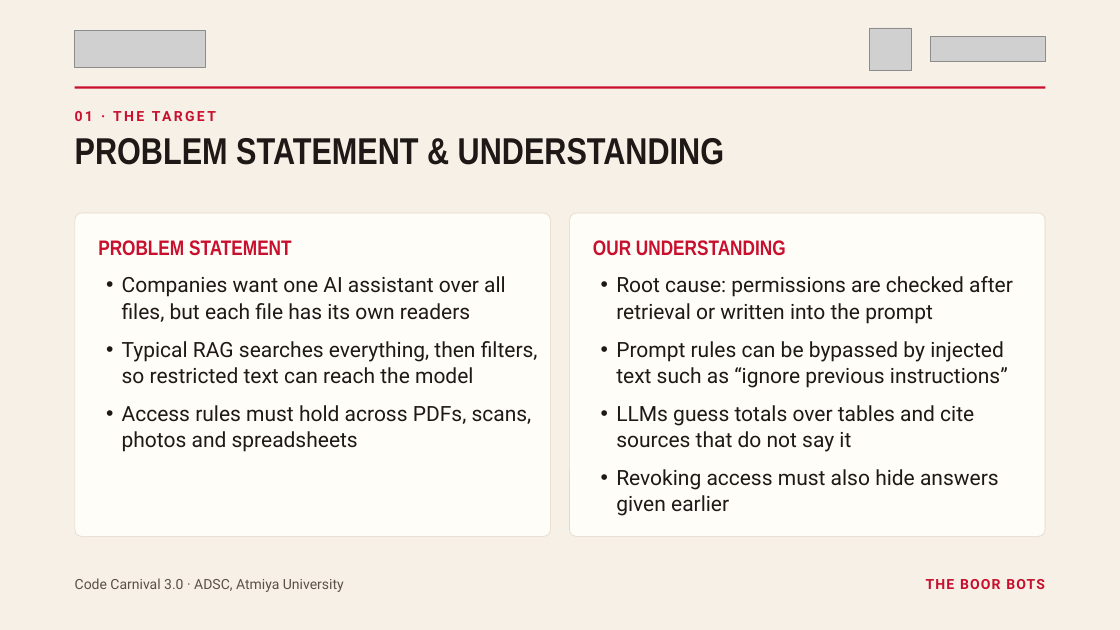
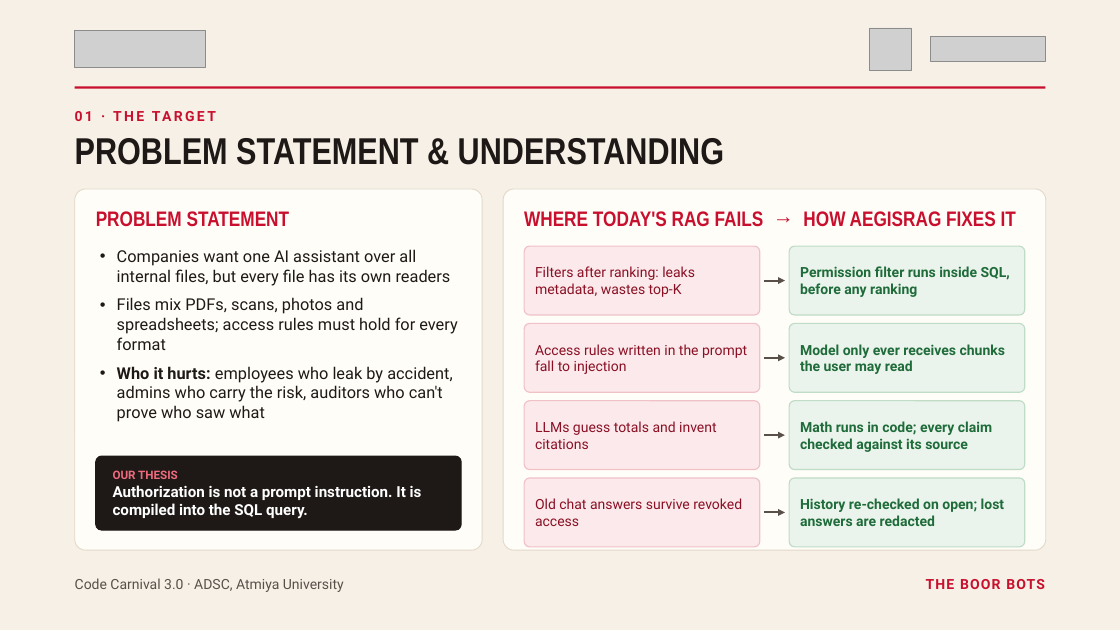
Before and after one commit to Navadeep44/aegisrag-2, a slide deck: slide 2 of docs/SJX3_TheBoorBots_CC3.pptx. Drawn at 1120x630 pixels with LibreOffice and Linux fonts; fonts in the diff are those of the drawing; grey boxes stand for pictures. Boxes give left, top, right and bottom in pixels: in the first picture for what was removed or moved away, otherwise in the second. Text is boxed around its words. In the diff, an @@ line names an element or a change of style, - is before the commit and + after.

```diff
--- a/docs/SJX3_TheBoorBots_CC3.pptx
+++ b/docs/SJX3_TheBoorBots_CC3.pptx
@@ rounded rectangle at bbox=[75, 189, 482, 550]: outline #E2D8C8 0.5 pt to #E2D8C8 0.75 pt; proportions changed @@
@@ rounded rectangle: place and size @@
-rounded rectangle at bbox=[75, 213, 550, 537]
+rounded rectangle at bbox=[75, 189, 482, 550]
@@ text "PROBLEM STATEMENT": place and size @@
-text "PROBLEM STATEMENT" at bbox=[98, 240, 292, 256]
+text "PROBLEM STATEMENT" at bbox=[96, 211, 290, 227]
@@ text "PROBLEM STATEMENT" at bbox=[96, 211, 290, 227]: line spacing 21.6pt to 1 @@
@@ rounded rectangle: place and size @@
-rounded rectangle at bbox=[570, 213, 1045, 537]
+rounded rectangle at bbox=[503, 189, 1046, 550]
@@ rounded rectangle at bbox=[503, 189, 1046, 550]: outline #E2D8C8 0.5 pt to #E2D8C8 0.75 pt; proportions changed @@
@@ text added at bbox=[524, 211, 1016, 227], 18 pt, text #C8102E, bold @@
+WHERE TODAY'S RAG FAILS → HOW AEGISRAG FIXES IT
@@ text at bbox=[117, 249, 457, 422]: text changed; size 18 to 14 pt @@
-• Companies want one AI assistant over all files, but each file has its own readers
-• Typical RAG searches everything, then filters, so restricted text can reach the model
-• Access rules must hold across PDFs, scans, photos and spreadsheets
+• Companies want one AI assistant over all internal files, but every file has its own readers
+• Files mix PDFs, scans, photos and spreadsheets; access rules must hold for every format
+• Who it hurts: employees who leak by accident, admins who carry the risk, auditors who can't prove who saw what
@@ rounded rectangle added at bbox=[524, 246, 760, 315], fill #FBE9EB, outline #F0C2C8 1 pt @@
@@ text added at bbox=[535, 266, 695, 297], 12 pt, text #8A1024 @@
+Filters after ranking: leaks metadata, wastes top-K
@@ text removed at bbox=[593, 240, 786, 256] @@
-OUR UNDERSTANDING
@@ rounded rectangle added at bbox=[789, 246, 1025, 315], fill #EAF4EC, outline #BFDCC6 1 pt @@
@@ text added at bbox=[800, 266, 1010, 297], 12 pt, text #1F6B3A, bold @@
+Permission filter runs inside SQL, before any ranking
@@ text removed at bbox=[616, 276, 1013, 516] @@
-• Root cause: permissions are checked after retrieval or written into the prompt
-• Prompt rules can be bypassed by injected text such as “ignore previous instructions”
-• LLMs guess totals over tables and cite sources that do not say it
-• Revoking access must also hide answers given earlier
@@ arrow added from (765, 281) to (786, 281), #5A504A 1.75 pt @@
@@ rounded rectangle added at bbox=[524, 323, 760, 392], fill #FBE9EB, outline #F0C2C8 1 pt @@
@@ rounded rectangle added at bbox=[789, 323, 1025, 392], fill #EAF4EC, outline #BFDCC6 1 pt @@
@@ text added at bbox=[535, 344, 747, 374], 12 pt, text #8A1024 @@
+Access rules written in the prompt fall to injection
@@ arrow added from (765, 358) to (786, 358), #5A504A 1.75 pt @@
@@ text added at bbox=[800, 344, 1005, 374], 12 pt, text #1F6B3A, bold @@
+Model only ever receives chunks the user may read
@@ rounded rectangle added at bbox=[524, 401, 760, 470], fill #FBE9EB, outline #F0C2C8 1 pt @@
@@ rounded rectangle added at bbox=[789, 401, 1025, 470], fill #EAF4EC, outline #BFDCC6 1 pt @@
@@ text added at bbox=[535, 421, 716, 449], 12 pt, text #8A1024 @@
+LLMs guess totals and invent citations
@@ arrow added from (765, 435) to (786, 435), #5A504A 1.75 pt @@
@@ text added at bbox=[800, 421, 992, 452], 12 pt, text #1F6B3A, bold @@
+Math runs in code; every claim checked against its source
@@ rounded rectangle added at bbox=[96, 456, 461, 530], fill #1E1917, outline #1E1917 1 pt @@
@@ text added at bbox=[113, 470, 422, 519], 13 pt, text #FFFFFF, bold @@
+OUR THESIS
+Authorization is not a prompt instruction. It is compiled into the SQL query.
@@ rounded rectangle added at bbox=[524, 478, 760, 547], fill #FBE9EB, outline #F0C2C8 1 pt @@
@@ rounded rectangle added at bbox=[789, 478, 1025, 547], fill #EAF4EC, outline #BFDCC6 1 pt @@
@@ text added at bbox=[535, 498, 742, 526], 12 pt, text #8A1024 @@
+Old chat answers survive revoked access
@@ text added at bbox=[800, 498, 1005, 526], 12 pt, text #1F6B3A, bold @@
+History re-checked on open; lost answers are redacted
@@ arrow added from (765, 513) to (786, 513), #5A504A 1.75 pt @@
```
Also in this commit, not shown: 7 other slides changed, 19 other files.
